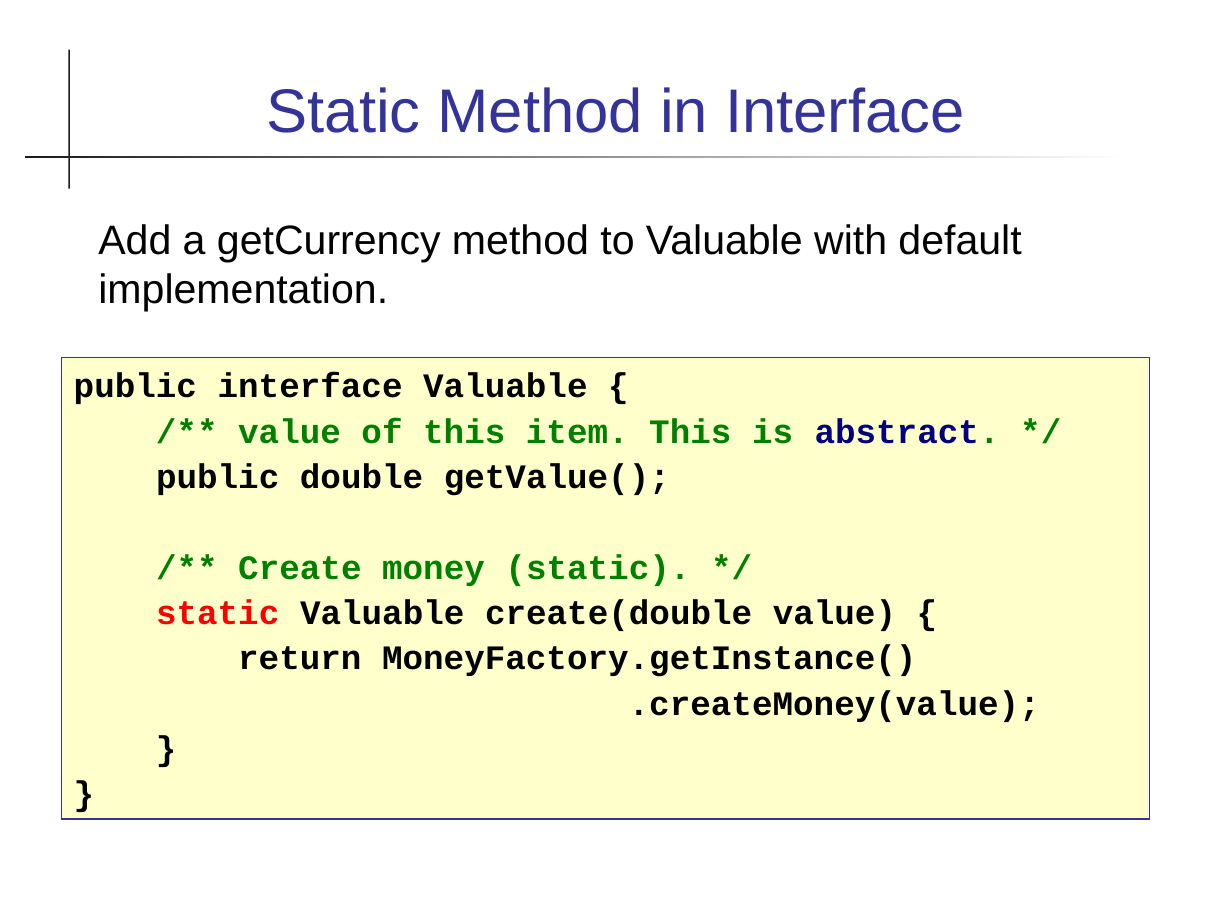
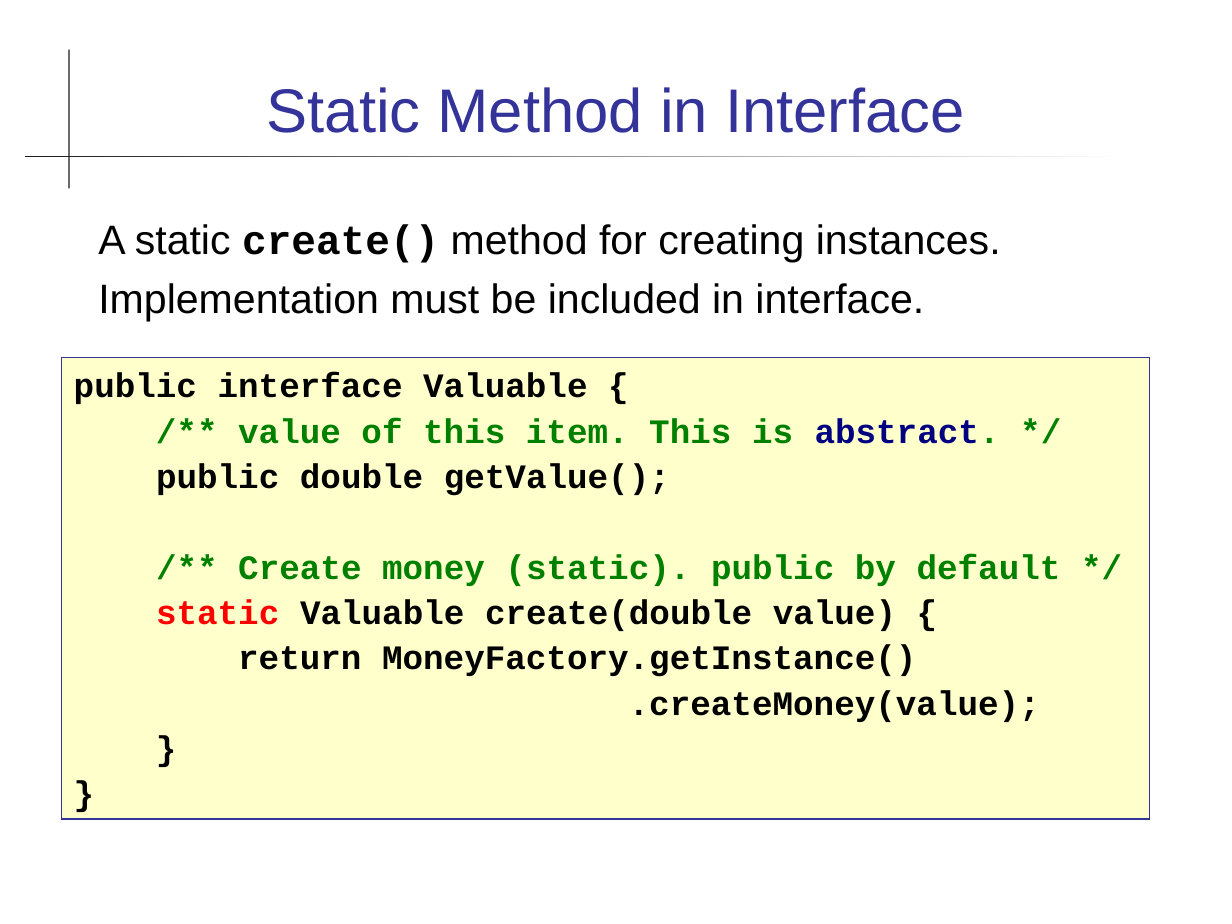
Before and after one commit to skeoop/skeoop.github.io, a slide deck: slide 4 of java8/Java-8-Features.ppt. Drawn at 1232x924 pixels with LibreOffice and Linux fonts; fonts in the diff are those of the drawing. Boxes give left, top, right and bottom in pixels: in the first picture for what was removed or moved away, otherwise in the second. Text is boxed around its words. In the diff, an @@ line names an element or a change of style, - is before the commit and + after.

```diff
--- a/java8/Java-8-Features.ppt
+++ b/java8/Java-8-Features.ppt
@@ text at (x1=98, y1=224, x2=1001, y2=322): text changed @@
-Add a getCurrency method to Valuable with default implementation.
+A static create() method for creating instances.
+Implementation must be included in interface.
@@ text in rectangle at (x1=238, y1=554, x2=1061, y2=586): text changed @@
-/** Create money (static). */
+/** Create money (static). public by default */
```
Also in this commit, not shown: 8 other slides changed, 10 other files.
